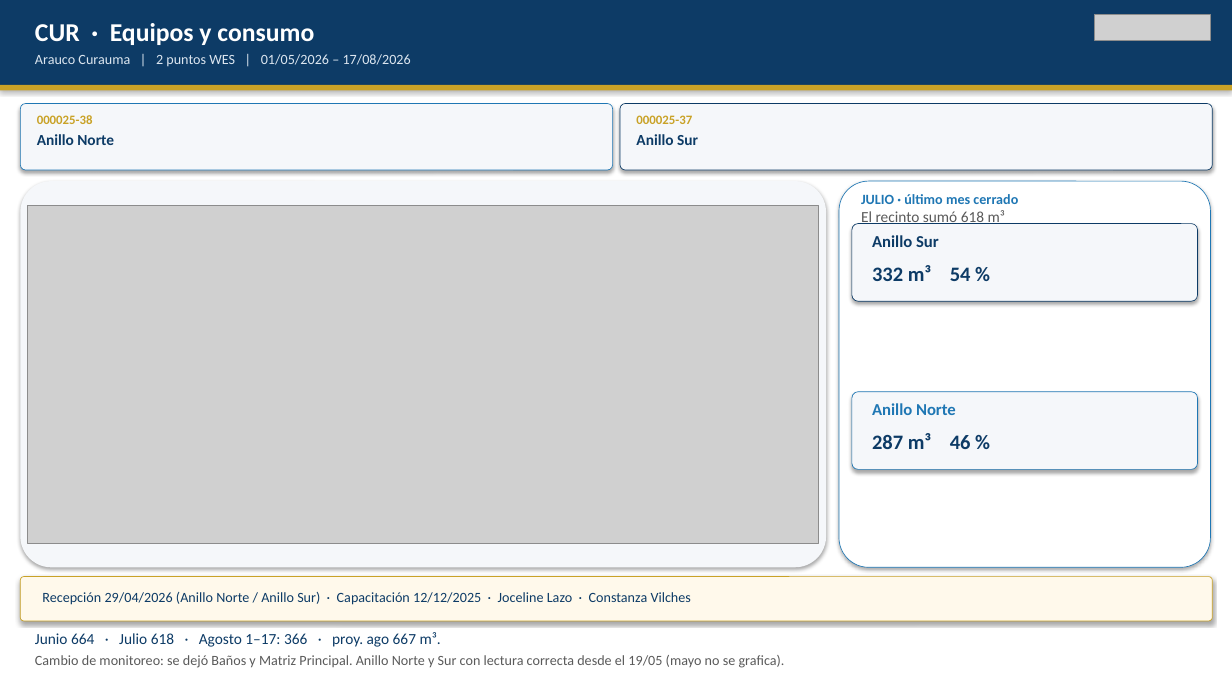
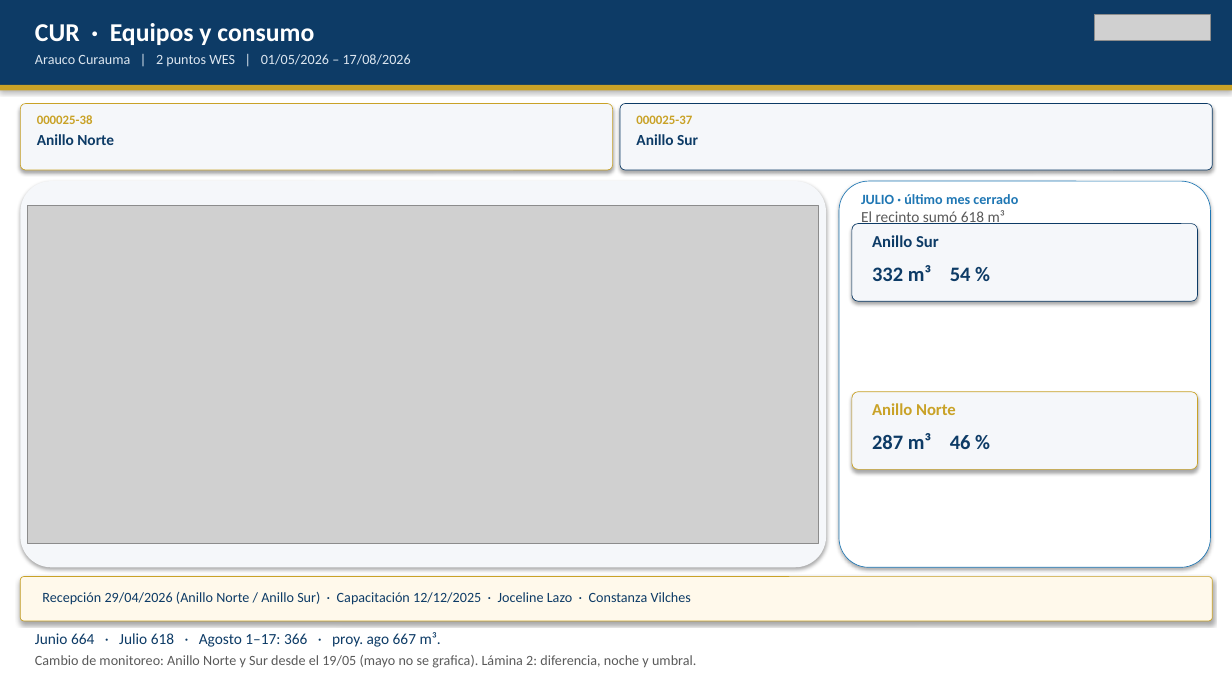
Before and after one commit to anibaloperacionesWes/wes-scripts, a slide deck: slide 12 of reports/Parque_Arauco/TMP_7MALLS/entrega_diego_anibal/Recorrido_ejecutivo_PA_MAE_20260817.pptx. Drawn at 1232x693 pixels with LibreOffice and Linux fonts; fonts in the diff are those of the drawing; grey boxes stand for pictures. Boxes give left, top, right and bottom in pixels: in the first picture for what was removed or moved away, otherwise in the second. Text is boxed around its words. In the diff, an @@ line names an element or a change of style, - is before the commit and + after.

```diff
--- a/reports/Parque_Arauco/TMP_7MALLS/entrega_diego_anibal/Recorrido_ejecutivo_PA_MAE_20260817.pptx
+++ b/reports/Parque_Arauco/TMP_7MALLS/entrega_diego_anibal/Recorrido_ejecutivo_PA_MAE_20260817.pptx
@@ rounded rectangle at (20, 104, 613, 170): outline #1F77B4 0.5 pt to #C9A227 0.5 pt @@
@@ rounded rectangle at (852, 392, 1198, 470): outline #1F77B4 0.5 pt to #C9A227 0.5 pt @@
@@ text "Anillo Norte" at (872, 403, 956, 415): text colour #1F77B4 to #C9A227 @@
@@ text at (35, 655, 696, 668): text changed @@
-Cambio de monitoreo: se dejó Baños y Matriz Principal. Anillo Norte y Sur con lectura correcta desde el 19/05 (mayo no se grafica).
+Cambio de monitoreo: Anillo Norte y Sur desde el 19/05 (mayo no se grafica). Lámina 2: diferencia, noche y umbral.
```
Also in this commit, not shown: 3 other slides changed, 1 slide added, 3 other files.
